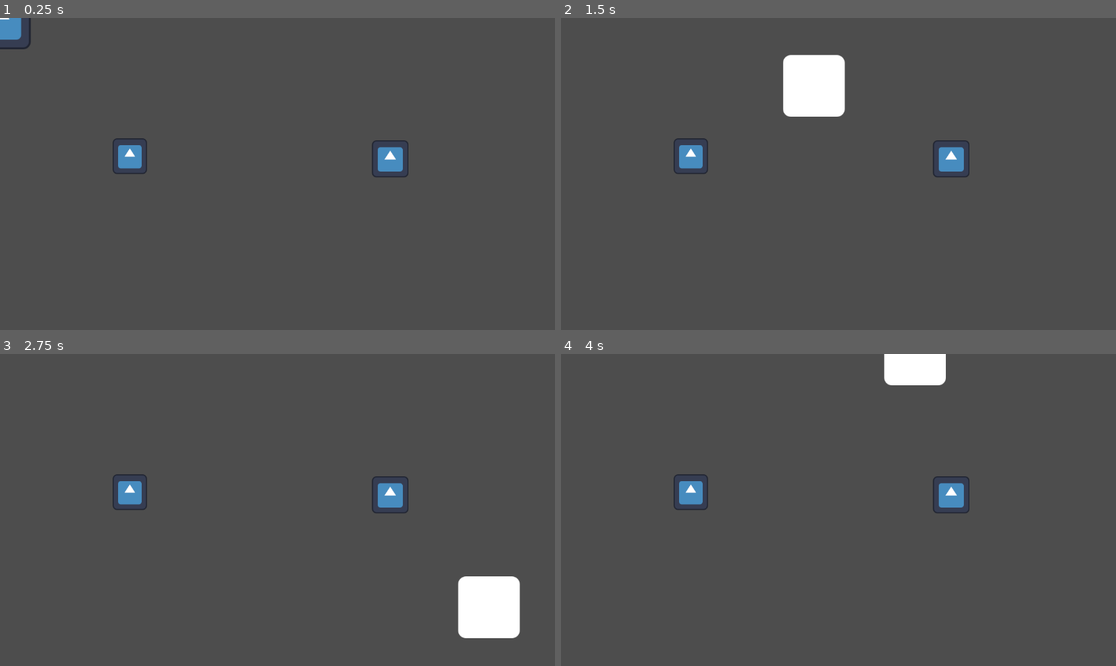
Above: before the commit, frames 1-4 (two rows, left to right).
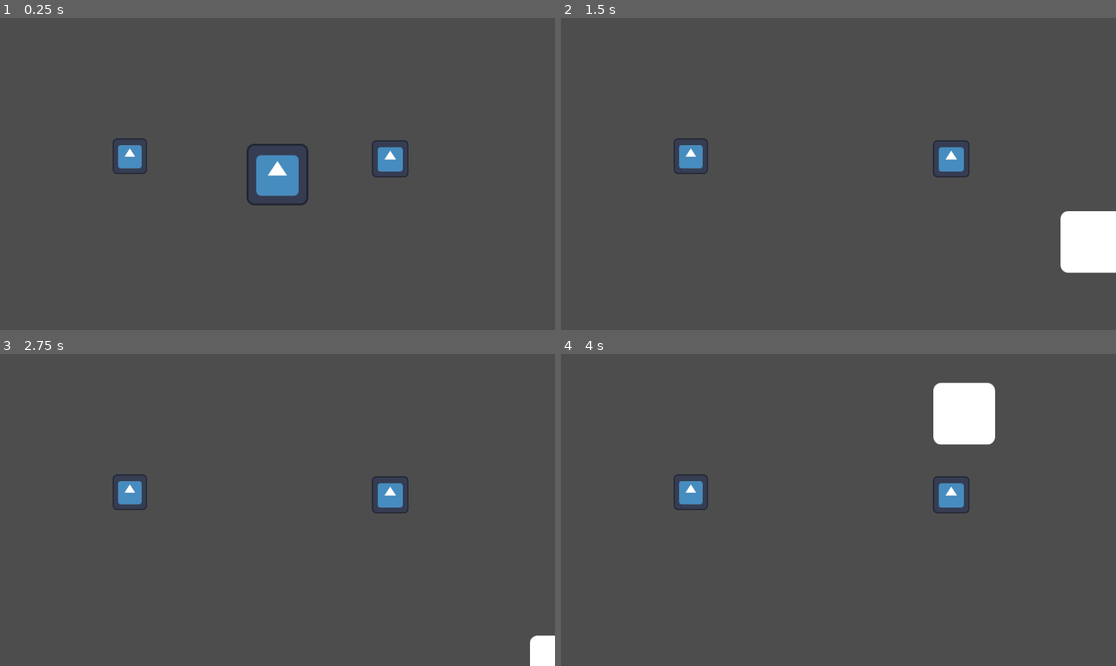
Above: after the commit, the same moments.

Repository: elVariable/gamejam
Game: Godot game, scene res://scences/main.tscn
The game is run twice, just before and just after one commit, with the same random seed, the same clock (stepped at 60 frames per second) and the same inputs. The engine's default icon, where the game draws it, is replaced by a stand-in: a white triangle on a blue panel in a dark square.
Inputs:
- Up to frame 1 (0.25 s): no input
- Up to frame 2 (1.5 s): tap Enter at 0.5 s; hold D (Right) 0.53-1.28 s; tap U (Fire0) at 0.6 s; hold S (Down) from 1.28 s (still down); tap I (Fire1) at 1.35 s
- Up to frame 3 (2.75 s): release S (Down) at 2.03 s; hold D (Right) from 2.03 s (still down); tap O (Fire2) at 2.1 s
- Up to frame 4 (4 s): release D (Right) at 2.78 s; hold W (Up) 2.78-3.53 s; tap P (Fire3) at 2.85 s; hold A (Left) from 3.53 s (still down); tap U (Fire0) at 3.6 s

The runs differ from the first frame. In frame 1, 1.6% of the frame differs, in the area x 0-56%, y 0-61%; in frame 2, 4.2%, in the area x 39-100%, y 11-82%; in frame 3, 2.6%; in frame 4, 3.3%.

Commit message:
Clamp player to window

Diff:
--- a/scripts/player.gd
+++ b/scripts/player.gd
@@ -1,9 +1,10 @@
 extends CharacterBody2D
 
 var VELOCITY = 700
-var RES = get_viewport_rect().size
+var RES = Vector2.ZERO
 # Called when the node enters the scene tree for the first time.
 func _ready():
+    RES = get_viewport_rect().size
     position = RES * 0.5
 
 # Called every frame. 'delta' is the elapsed time since the previous frame.
@@ -15,8 +16,8 @@
     var move_dir = Input.get_vector("Left", "Right", "Up", "Down")
     velocity = move_dir * VELOCITY
 
+    position = position.clamp(Vector2.ZERO, RES)
     move_and_slide()
-    #position = position.clamp(Vector2.ZERO, RES)
 
 func fire():
     if Input.is_action_just_pressed("Fire0"):
